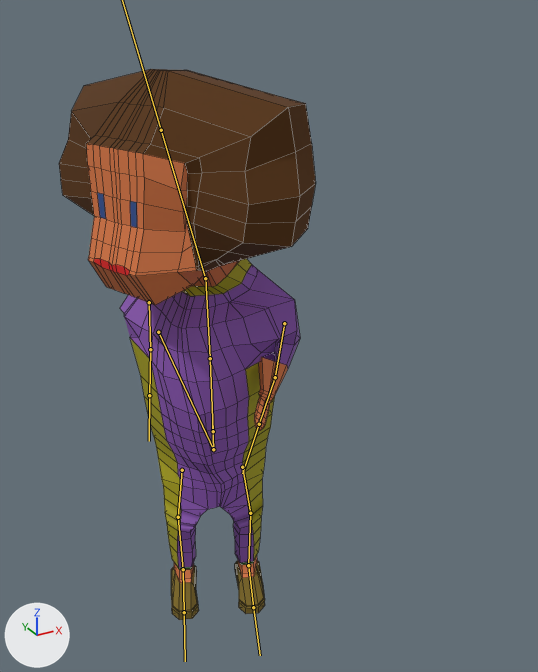
Before and after pictures for a commit that changed the FBX model PrototypeLogicGame/Assets/Sprites/3D_FBX/Character/Hero(small).fbx.
Both versions are drawn from a camera (50 mm lens) standing at (-3.17, -7.15, 6.91) and looking at (0.41, -0.63, 3.65). The axes (+X, +Y, +Z) are drawn at lower left. The lights are the same throughout. Both versions are drawn at frame 1 of the action 'Арматура|Действие.001'; the numbers are the values there. The bones that bend it are drawn over the model as lines. Mesh edges are drawn as thin lines.

The first picture shows 'Hero'.
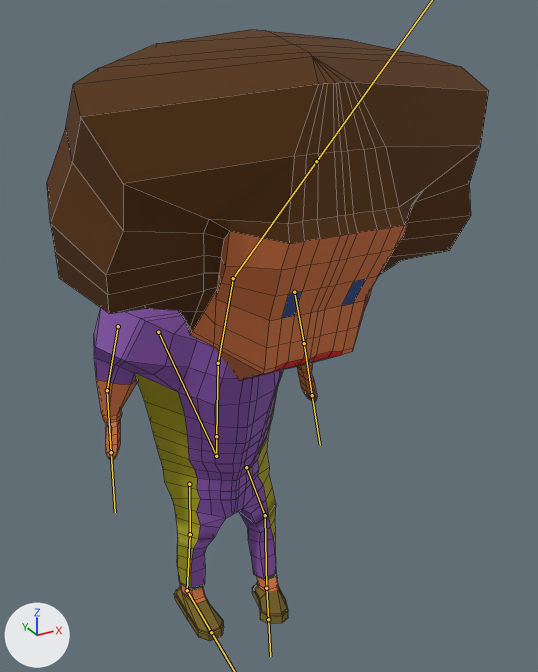
Where the change shows, as pixel boxes (x1, y1, x2, y2) in the pictures (538 x 672 px):
'Hero', posed (72% wider, 11% taller)
    before: (59, 69, 316, 620)
    after: (47, 29, 489, 641)
bone 'Main', root to tip
    before: (158, 332) to (213, 449)
    after: (158, 332) to (216, 456)
bone 'Very Lower Body', root to tip
    before: (213, 449) to (212, 424)
    after: (216, 456) to (216, 429)
bone 'Lower body', root to tip
    before: (213, 431) to (210, 358)
    after: (216, 436) to (218, 363)
bone 'Upper body', root to tip
    before: (210, 358) to (205, 277)
    after: (218, 363) to (233, 277)
bone 'Shoulder_L', root to tip
    before: (284, 323) to (275, 377)
    after: (294, 292) to (304, 343)
bone 'Forearm_L', root to tip
    before: (275, 377) to (259, 424)
    after: (304, 343) to (312, 395)
bone 'Shoulder_R', root to tip
    before: (149, 302) to (150, 349)
    after: (118, 326) to (107, 390)
bone 'Head', root to tip
    before: (205, 278) to (161, 130)
    after: (233, 278) to (316, 161)
bone 'Thigh_L', root to tip
    before: (242, 467) to (250, 513)
    after: (246, 467) to (265, 515)
bone 'Foot_L', root to tip
    before: (248, 565) to (253, 607)
    after: (266, 588) to (268, 619)

The edits, one by one:
Bone 'Main' (bone_main) is rescaled from (1.0, 1.0, 1.0) to (1.05, 1.05, 1.05).
Bone 'Very Lower Body' (bone_very_lower_body) turns from (0, -22, 2) to (0, 0, 0) degrees about its own x, y and z.
Bone 'Lower body' (bone_lower_body) turns from (0, -9, 0) to (4, 0, 0) degrees about its own x, y and z.
Bone 'Upper body' (bone_upper_body) turns from (0, -20, 1) to (14, 0, 0) degrees about its own x, y and z.
Bone 'Upper body' (bone_upper_body) is rescaled from (1.0, 1.0, 1.0) to (1.18, 1.18, 1.18).
Bone 'Shoulder_L' (bone_shoulder_l) turns from (29, 3, -39) to (10, -4, -29) degrees about its own x, y and z.
Bone 'Forearm_L' (bone_forearm_l) turns from (23, -5, -5) to (15, -3, -13) degrees about its own x, y and z.
Bone 'Shoulder_R' (bone_shoulder_r) turns from (-2, 5, 41) to (11, 4, 30) degrees about its own x, y and z.
Bone 'Head' (bone_head) turns from (-1, -19, 6) to (11, 0, 0) degrees about its own x, y and z.
Bone 'Thigh_L' (bone_thigh_l) turns from (0, 0, 0) to (16, -1, 0) degrees about its own x, y and z.
Bone 'Foot_L' (bone_foot_l) turns from (0, 0, 0) to (3, -12, -26) degrees about its own x, y and z.
